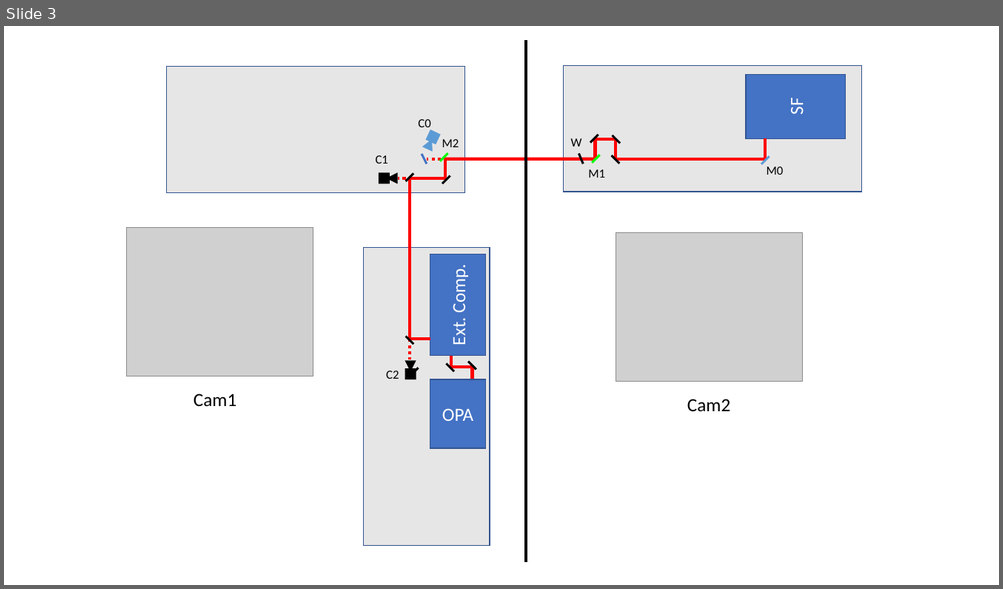
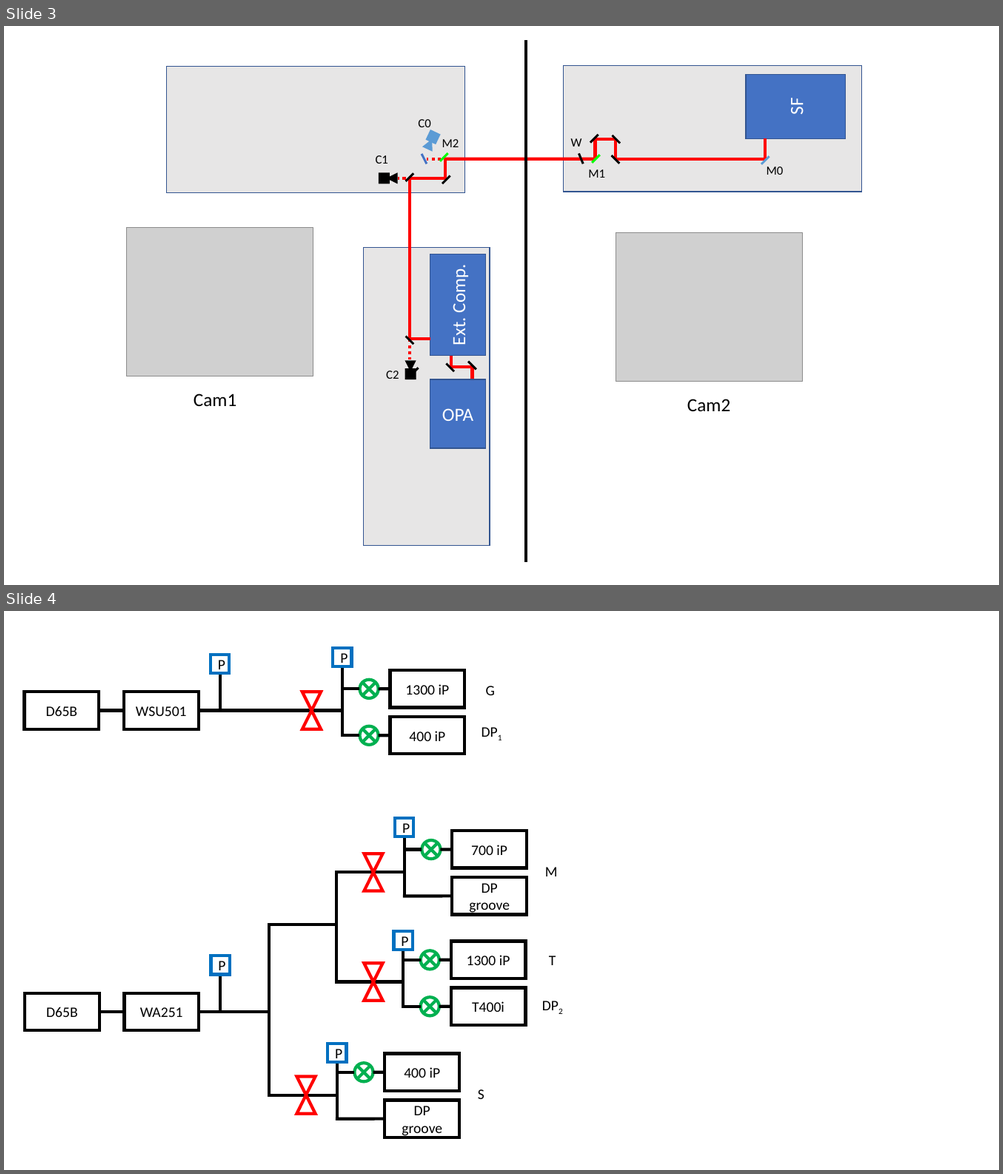
Before and after one commit to greg-codes/dissertation, a slide deck: figures/chap2/chap 2 figures.pptx. Shown one above the other, each under a label of ours: slide 3 before the commit, slides 3 and 4 after it. The pictures are 1003x589 and 1003x1174 pixels, drawn with LibreOffice and Linux fonts; fonts in the diff are those of the drawing; grey boxes stand for pictures. Boxes give left, top, right and bottom in pixels: in the first picture for what was removed or moved away, otherwise in the second. Text is boxed around its words. In the diff, an @@ line names an element or a change of style, - is before the commit and + after.

```diff
--- a/figures/chap2/chap 2 figures.pptx
+++ b/figures/chap2/chap 2 figures.pptx
@@ slide 4 added at [4,611,999,1170], background #FFFFFF @@
@@ group added at [24,648,519,755]: 9 lines, 6 rectangles, 2 flow chart summing junctions, 2 texts, 1 flow chart collate @@
+D65B
+WSU501
+P
+1300 iP
+400 iP
+G
+DP1
+P
@@ group added at [25,817,579,1138]: 25 lines, 12 rectangles, 4 flow chart summing junctions, 4 texts, 3 flow chart collates @@
+D65B
+WA251
+P
+400 iP
+DP groove
+S
+700 iP
+DP groove
+M
+1300 iP
+T400i
+T
+DP2
+P
+P
+P
```
Also in this commit, not shown: 15 other files.
